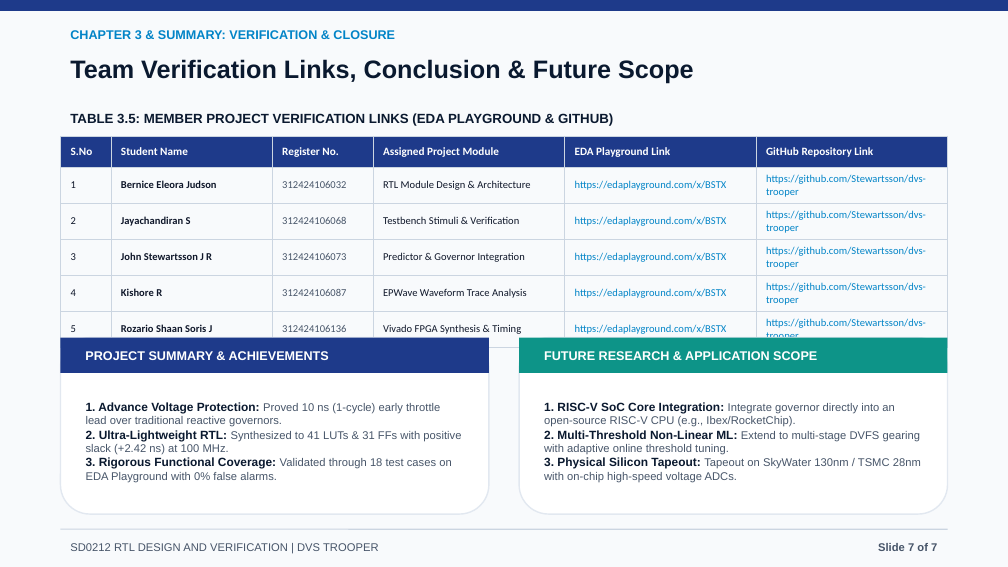
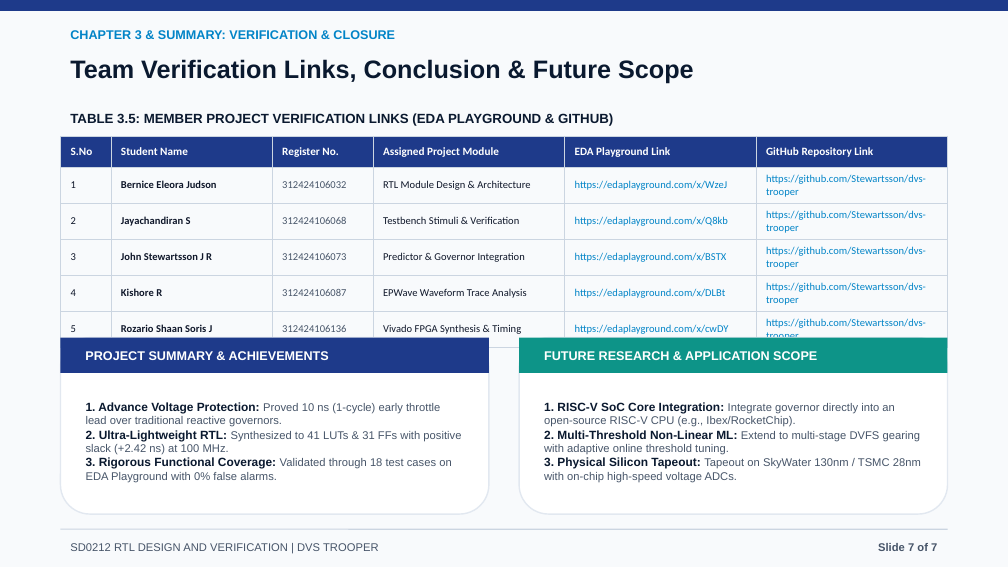
Before and after one commit to Stewartsson/dvs-trooper, a slide deck: slide 7 of SD0212_RTL_Design_and_Verification_ML_DVFS_Governor_7_Slides.pptx. Drawn at 1008x567 pixels with LibreOffice and Linux fonts; fonts in the diff are those of the drawing. Boxes give left, top, right and bottom in pixels: in the first picture for what was removed or moved away, otherwise in the second. Text is boxed around its words. In the diff, an @@ line names an element or a change of style, - is before the commit and + after.

```diff
--- a/SD0212_RTL_Design_and_Verification_ML_DVFS_Governor_7_Slides.pptx
+++ b/SD0212_RTL_Design_and_Verification_ML_DVFS_Governor_7_Slides.pptx
@@ table at <box>60,136,948,346</box> @@
-row 2, column 5: https://edaplayground.com/x/BSTX
+row 2, column 5: https://edaplayground.com/x/WzeJ
-row 3, column 5: https://edaplayground.com/x/BSTX
+row 3, column 5: https://edaplayground.com/x/Q8kb
-row 5, column 5: https://edaplayground.com/x/BSTX
+row 5, column 5: https://edaplayground.com/x/DLBt
-row 6, column 5: https://edaplayground.com/x/BSTX
+row 6, column 5: https://edaplayground.com/x/cwDY
```
Also in this commit, not shown: 2 other files.
